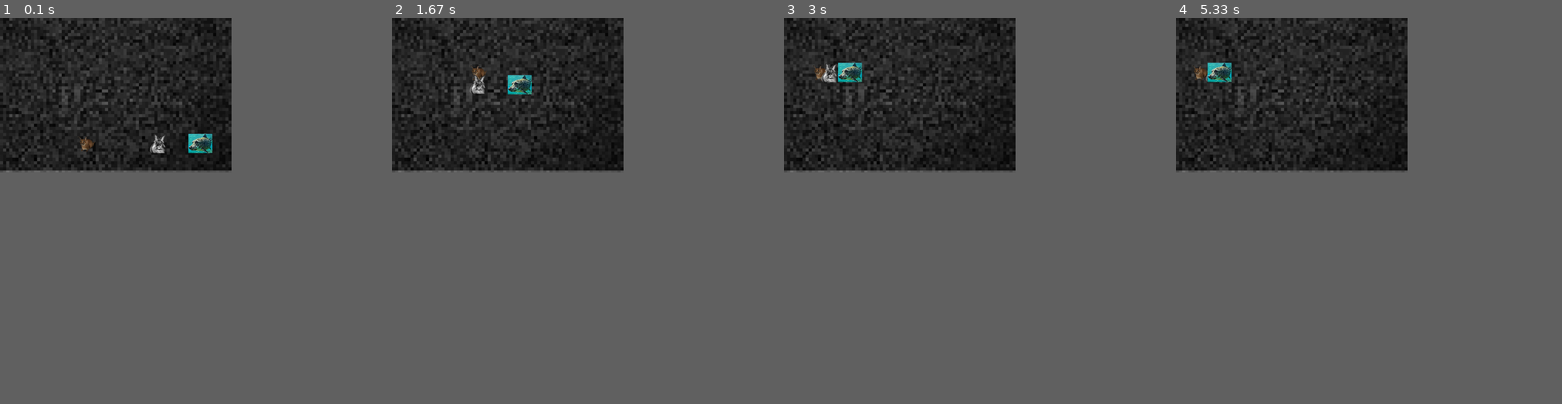
Above: before the commit, frames 1-4 (left to right).
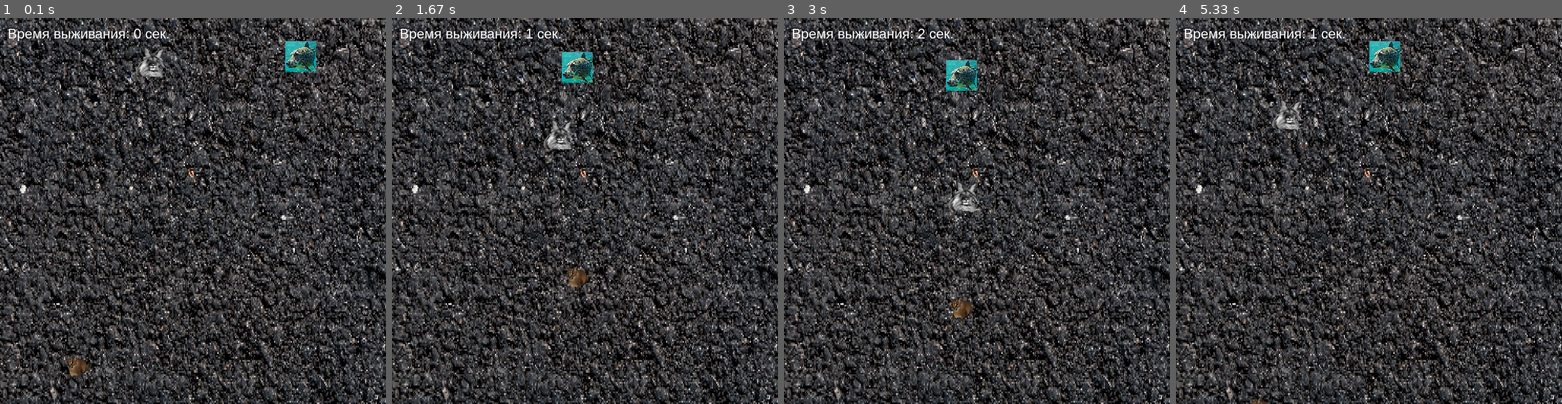
Above: after the commit, the same moments.

Repository: wonordel/pygame-project
Game: pygame game, started from main.py
Two runs of this game, one before a commit and one after it. Both use one fixed random seed, a clock stepped at 60 frames per second and the inputs below.
Inputs:
- Up to frame 1 (0.1 s): no input
- Up to frame 2 (1.67 s): hold W 0.33-0.8 s; hold Right 0.33-0.8 s; hold Right 0.83-1.3 s; hold W 1.33-1.63 s
- Up to frame 3 (3 s): hold Right 1.67-2.13 s; hold A 2.17-2.7 s; hold Down from 2.73 s (still down)
- Up to frame 4 (5.33 s): release Down at 3.03 s; hold A 3.07-3.47 s; hold Up 3.5-3.87 s; hold D 3.9-4.53 s; hold Down 4.57-4.93 s; hold A from 4.97 s (still down)
In our replay, the window is 540x360 before the commit and 900x900 after it. These sizes can differ from the game's own. Grey fills any space a smaller window leaves; there, only what the larger window draws over its background counts as a difference.

The runs differ from the first frame. In frame 1, 73% of the frame differs, in the area x 0-100%, y 0-100%; in frame 2, 73%; in frame 3, 73%; in frame 4, 73%.

Commit message:
edited asphalt texture added music added sound fix added developers

Diff:
--- a/main.py
+++ b/main.py
@@ -1,34 +1,103 @@
+import os # для № 1
+import platform # для № 1
 import pygame
-from random import randint, choice
+from random import randint
+
+# ===== ФИКС ЗВУКА ДЛЯ DISCORD ===== от chatgpt, фикс для дискорда и наверное для винды, необязателен № 1
+
+system = platform.system()
+
+if system == "Windows":
+    os.environ["SDL_AUDIODRIVER"] = "directsound"
+
+elif system == "Linux":
+    # PipeWire/PulseAudio
+    os.environ["SDL_AUDIODRIVER"] = "pulse"
+
+# ==================================
+
+
 
 pygame.init()
+pygame.mixer.init()
 
 # Код, описывающий окно программы
-WIDTH = 600  # Ширина окна
-HEIGHT = 400 # Высота окна
+WIDTH = 1000  # Ширина окна X
+HEIGHT = 1000 # Высота окна Y
 screen = pygame.display.set_mode((WIDTH, HEIGHT))
+pygame.display.set_caption("Шлёпа против черемши")
 
 def distance(x1, y1, x2, y2):
     return ((x2 - x1) ** 2 + (y2 - y1) ** 2) ** 0.5
 
+def play_music(file, volume=1):
+    pygame.mixer.music.stop()  # резко остановить прошлую
+
+    pygame.mixer.music.load(file)
+    pygame.mixer.music.set_volume(volume)
+    pygame.mixer.music.play(-1)
+
+def load_image(path, fallback_color, size=(80, 80), use_alpha=True): # by Gemini, чтобы не лагало :)
+    try:
+        image = pygame.image.load(path)
+        image = pygame.transform.scale(image, size)
+        # Оптимизация 2: Преобразование формата пикселей в формат экрана (ускоряет отрисовку до 10 раз!)
+        if use_alpha:
+            return image.convert_alpha()
+        else:
+            return image.convert()
+    except pygame.error:
+        # Если картинка не найдена, создаем цветную заглушку
+        surf = pygame.Surface(size)
+        surf.fill(fallback_color)
+        return surf.convert()
+
 class Character:
-    def __init__(self, x, y, speed, health, image_path, visidle: bool = True):
+    def __init__(self, x, y, speed, image_path, fallback_color, visidle: bool = True):
         self.x = x
         self.y = y
+        self.defx = x
+        self.defy = y
         self.speed = speed
-        self.health = health
-        self.image = pygame.image.load(image_path)
+
+        # Безопасная загрузка
+        self.image = load_image(image_path, fallback_color)
+        self.rect = self.image.get_rect(center=(x, y))
+        self.half_width = self.image.get_width() // 2
+        self.half_height = self.image.get_height() // 2
+
         self.visidle = visidle
+
+        self.health = 100
+        self.defhealth = 100
+
     def show(self, screen):
         if self.visidle:
-            screen.blit(self.image, (self.x, self.y))
-    def damage(self, damage):
-        self.health -= damage
-        if self.health <= 0:
-            self.visidle = False
+            screen.blit(self.image, (self.x - self.half_width, self.y - self.half_height))
+
+    def reset(self):
+        self.x = self.defx
+        self.y = self.defy
+        self.health = self.defhealth
+
+    def check_in_wall(self):
+        # Оптимизация 4: Быстрое ограничение движения через встроенные свойства Rect
+        if self.rect.left < 0:
+            self.rect.left = 0
+        if self.rect.right > WIDTH:
+            self.rect.right = WIDTH
+        if self.rect.top < 0:
+            self.rect.top = 0
+        if self.rect.bottom > HEIGHT:
+            self.rect.bottom = HEIGHT
+
 
 class Enemy(Character):
-    def move_x(self, x):
+    def __init__(self, x, y, speed, image_path, fallback_color, smart_moving: bool = True, visidle: bool = True):
+        Character.__init__(self, x, y, speed, image_path, fallback_color, visidle)
+        self.smart_moving = smart_moving
+
+    def _move_x_(self, x):
         if x != self.x:
             if self.x > x:
                 if self.x - x < self.speed:
@@ -40,7 +109,8 @@
                     self.x = x
                 else:
                     self.x += self.speed
-    def move_y(self, y):
+
+    def _move_y_(self, y):
         if y != self.y:
             if self.y > y:
                 if self.y - y < self.speed:
@@ -54,13 +124,21 @@
                     self.y += self.speed
 
     def move(self, x, y):
-        if x != self.x and y != self.y:
-            self.move_x(x)
-            self.move_y(y)
-        elif x != self.x:
-            self.move_x(x)
-        elif y != self.y:
-            self.move_y(y)
+        if self.visidle:
+            if self.smart_moving:
+                if x != self.x and y != self.y:
+                    self._move_x_(x)
+                    self._move_y_(y)
+                elif x != self.x:
+                    self._move_x_(x)
+                elif y != self.y:
+                    self._move_y_(y)
+            else:
+                if x != self.x:
+                    self._move_x_(x)
+                elif y != self.y:
+                    self._move_y_(y)
+            self.check_in_wall()
 
 
 images_path = {
@@ -69,48 +147,84 @@
     "asphalt": "images/asphalt.png",
     "brdish": "images/brdish.png"
 }
-loaded_images = {
-    "asphalt": pygame.image.load(images_path["asphalt"])
-}
+
+# Загружаем фон асфальта (или создаем серый фон, если картинки нет)
+bg_image = load_image(images_path["asphalt"], (50, 50, 50), (WIDTH, HEIGHT))
+
 # Создаём контроль FPS
 clock = pygame.time.Clock()
-FPS = 60  # Устанавливаем нужное значение FPS
-shlepa = Character(200, HEIGHT - 100, 4, 100, images_path["shlepa"], True)
-cheremsha = Enemy(400, HEIGHT - 100, 2.1, 12, images_path["cheremsha"], True)
-brdish = Enemy(500, HEIGHT - 100, 2, 12, images_path["brdish"], True)
-
-# Игровые переменные, если надо, описываем в этом блоке
+frames = 0
+frames_from_respawn = 0
+
+# Игровые переменные
+FPS = 60
+font = pygame.font.SysFont("Arial", 36)
+
+# Создаем персонажей
+# Аргументы: x, y, speed, путь, цвет-заглушка (на случай если картинки нет)
+shlepa = Character(200, HEIGHT - 100, 5, images_path["shlepa"], (230, 190, 150))
+
+enemys = [
+    Enemy(400, 100, 2, images_path["cheremsha"], (0, 255, 0)),
+    Enemy(800, 100, 3.5, images_path["brdish"], (255, 0, 0), False)
+]
+
+def game_over():
+    global shlepa, enemys, frames_from_respawn
+    frames_from_respawn = 0
+    for enemy in enemys:
+        enemy.reset()
+    shlepa.reset()
+    if randint(0, 100) == 1:
+        play_music("sounds/music_vocice.ogg")
+    else:
+        play_music("sounds/music.ogg")
 
 # Игровой цикл и флаг выполнения программы
 game_run = True
+play_music("sounds/music.ogg")
 while game_run:
     # БЛОК ОБРАБОТКИ СОБЫТИЙ ИГРЫ
     for event in pygame.event.get():
         if event.type == pygame.QUIT:
             game_run = False
 
-    # БЛОК ИГРОВОЙ ЛОГИКИ (обновление переменных)
     keys = pygame.key.get_pressed()
-    if keys[pygame.K_w]:
+    if keys[pygame.K_LEFT] or keys[pygame.K_a]:
+        shlepa.x -= shlepa.speed
+    if keys[pygame.K_RIGHT] or keys[pygame.K_d]:
+        shlepa.x += shlepa.speed
+    if keys[pygame.K_UP] or keys[pygame.K_w]:
         shlepa.y -= shlepa.speed
-    if keys[pygame.K_s]:
+    if keys[pygame.K_DOWN] or keys[pygame.K_s]:
         shlepa.y += shlepa.speed
-    if keys[pygame.K_a]:
-        shlepa.x -= shlepa.speed
-    if keys[pygame.K_d]:
-        shlepa.x += shlepa.speed
-    cheremsha.move(shlepa.x, shlepa.y)
-    brdish.move(shlepa.x, shlepa.y)
-
-    # БЛОК ОТРИСОВКИ ОБЪЕКТОВ В ОКНЕ ПРОГРАММЫ
-    screen.blit(loaded_images["asphalt"], (0, 0), (0, 0, WIDTH, HEIGHT))
+
+    shlepa.check_in_wall()
+
+    for enemy in enemys:
+        enemy.move(shlepa.x, shlepa.y)
+
+    for enemy in enemys:
+        if distance(shlepa.x, shlepa.y, enemy.x, enemy.y) < (shlepa.half_width + enemy.half_width) * 0.8:
+            game_over()
+    screen.blit(bg_image, (0, 0))
+
+
     shlepa.show(screen)
-    cheremsha.show(screen)
-    brdish.show(screen)
+    for enemy in enemys:
+        enemy.show(screen)
+
+
+    seconds_survived = frames_from_respawn // FPS
+    score_text = font.render(f"Время выживания: {seconds_survived} сек.", True, (255, 255, 255))
+    screen.blit(score_text, (20, 20))
 
     # Обновление экрана
-
-    pygame.display.flip()  # Отображение нарисованных объектов
-    clock.tick(FPS)  # Контроль FPS
+    pygame.display.flip()
+
+    # Контроль времени и тики
+    clock.tick(FPS)
+    frames += 1
+    frames_from_respawn += 1
 
 pygame.quit()
Not shown, changed: README.md
Binary file changed: images/asphalt.png
Not shown, changed: .gitignore
Not shown, added: sounds/music.ogg
Not shown, added: sounds/music_vocice.ogg
